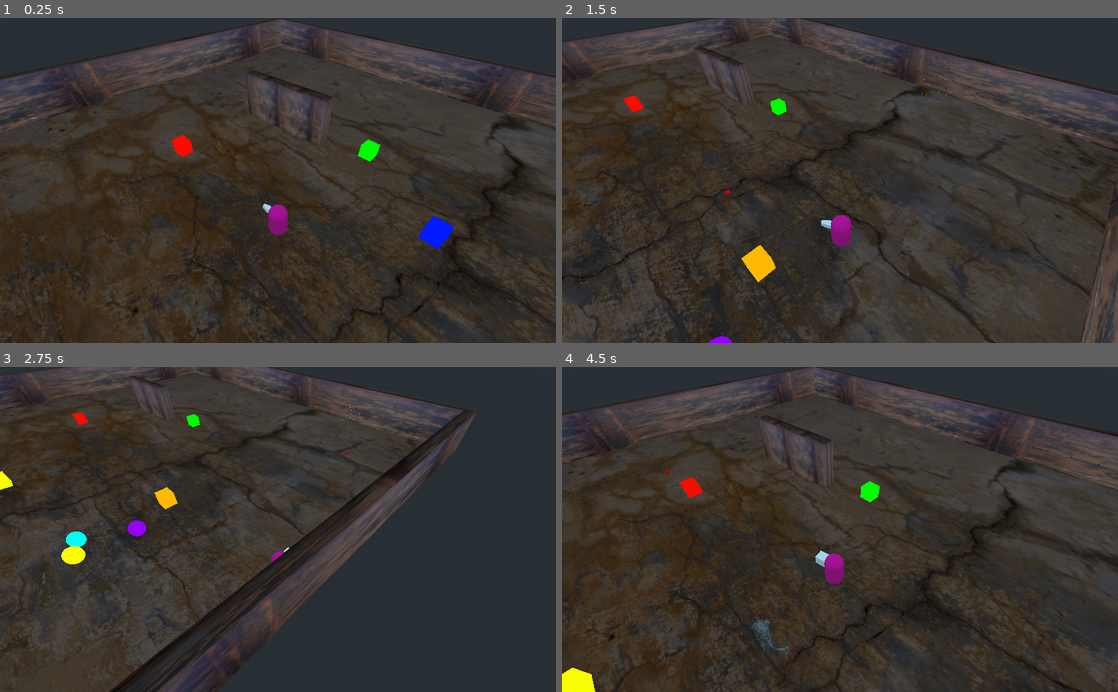
Above: before the commit, frames 1-4 (two rows, left to right).
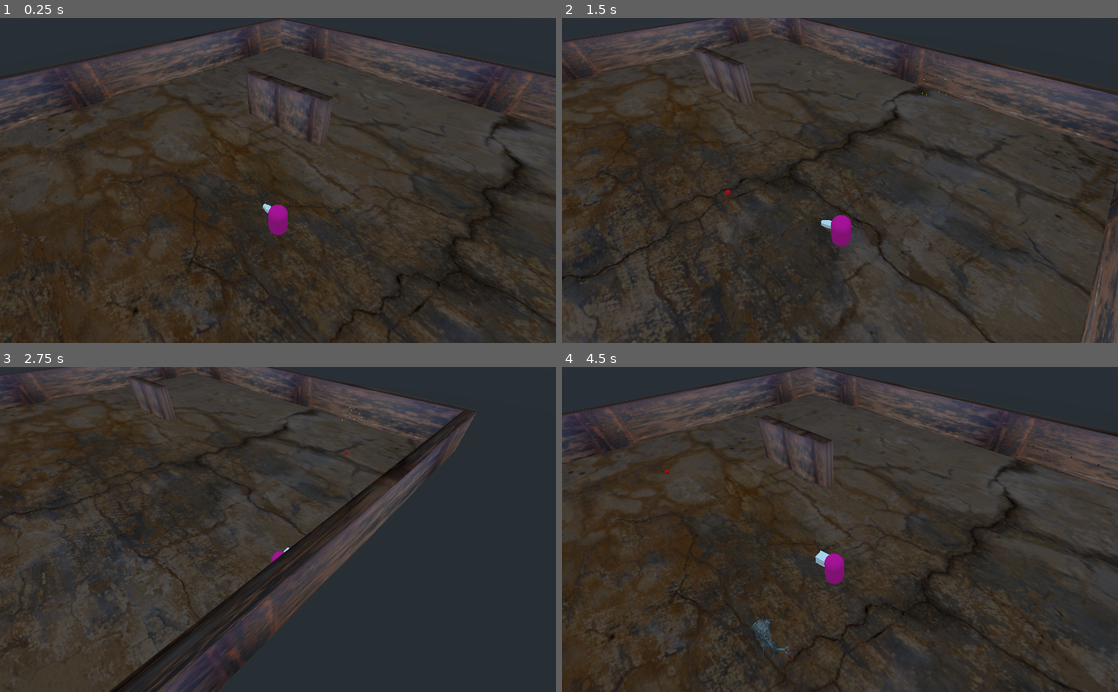
Above: after the commit, the same moments.

Repository: gusemil/topdownshooter3d-demo
Game: Godot game, scene res://scenes/World.tscn
The game is run twice, just before and just after one commit, with the same random seed, the same clock (stepped at 60 frames per second) and the same inputs.
Inputs (mouse positions are in pixels of both pictures, inside the frame that each line leads up to):
- Up to frame 1 (0.25 s): no input
- Up to frame 2 (1.5 s): tap Enter at 0.5 s; move the mouse to (962, 164) at 0.52 s; press the mouse at (962, 164) at 0.53 s; hold D (move_right) 0.53-1.28 s; move the mouse to (728, 196) at 1.27 s; release the mouse at (728, 196) at 1.28 s; hold S (move_backward) from 1.28 s (still down); tap Space (dash) at 1.35 s
- Up to frame 3 (2.75 s): click (166, 545) at 1.55 s; move the mouse to (333, 458) at 2.02 s; release S (move_backward) at 2.03 s; press the mouse at (333, 458) at 2.03 s; hold D (move_right) from 2.03 s (still down)
- Up to frame 4 (4.5 s): move the mouse to (812, 594) at 2.77 s; release D (move_right) at 2.78 s; release the mouse at (812, 594) at 2.78 s; hold W (move_forward) 2.78-3.53 s; tap 1 (weapon1) at 2.85 s; click (812, 594) at 3.05 s; move the mouse to (1006, 578) at 3.52 s; press the mouse at (1006, 578) at 3.53 s; hold A (move_left) from 3.53 s (still down); tap 2 (weapon2) at 3.6 s; move the mouse to (673, 480) at 4.27 s; release the mouse at (673, 480) at 4.28 s; tap 3 (weapon3) at 4.35 s

The runs differ from the first frame. In frame 1, 0.7% of the frame differs, in the area x 30-82%, y 36-72%; in frame 2, 0.7%; in frame 3, 0.8%, in the area x 0-36%, y 13-61%; in frame 4, 0.7%.

Commit message:
random pickup and powerup drops on enemy death

Diff:
--- a/scenes/World.tscn
+++ b/scenes/World.tscn
@@ -1,18 +1,11 @@
-[gd_scene load_steps=20 format=2]
+[gd_scene load_steps=13 format=2]
 
 [ext_resource path="res://graphics/textures/concrete_cracked_2070_2531_Small.jpg" type="Texture" id=1]
 [ext_resource path="res://scenes/Player/Player.tscn" type="PackedScene" id=2]
 [ext_resource path="res://scripts/GameManager.gd" type="Script" id=3]
 [ext_resource path="res://scripts/WaveManager.gd" type="Script" id=4]
 [ext_resource path="res://graphics/materials/walls.material" type="Material" id=5]
-[ext_resource path="res://scenes/Pickups/Machinegun_Ammo_Pickup.tscn" type="PackedScene" id=6]
-[ext_resource path="res://scenes/Pickups/RocketLauncher_Ammo_Pickup.tscn" type="PackedScene" id=7]
-[ext_resource path="res://scenes/Pickups/Shotgun_Ammo_Pickup.tscn" type="PackedScene" id=8]
-[ext_resource path="res://scenes/Pickups/Health_Pickup.tscn" type="PackedScene" id=9]
-[ext_resource path="res://scenes/Pickups/Armor_Pickup.tscn" type="PackedScene" id=11]
-[ext_resource path="res://scenes/Pickups/Powerup_Undying.tscn" type="PackedScene" id=12]
-[ext_resource path="res://scenes/Pickups/Powerup_Speed_Boost.tscn" type="PackedScene" id=13]
-[ext_resource path="res://scenes/Pickups/Powerup_Quad_Damage.tscn" type="PackedScene" id=14]
+[ext_resource path="res://scripts/EnemyManager.gd" type="Script" id=10]
 
 [sub_resource type="SpatialMaterial" id=1]
 flags_unshaded = true
@@ -36,6 +29,9 @@
 polygons = [ PoolIntArray( 1, 0, 2 ), PoolIntArray( 2, 0, 3 ), PoolIntArray( 7, 6, 4 ), PoolIntArray( 4, 6, 5 ), PoolIn …(6895 unchanged characters)…
 
 [node name="World" type="Spatial"]
+
+[node name="EnemyManager" type="Node" parent="."]
+script = ExtResource( 10 )
 
 [node name="GameManager" type="Node" parent="."]
 script = ExtResource( 3 )
@@ -126,30 +122,3 @@
 
 [node name="NavigationMeshInstance" type="NavigationMeshInstance" parent="Navigation"]
 navmesh = SubResource( 6 )
-
-[node name="Shotgun_Ammo_Pickup" parent="." instance=ExtResource( 8 )]
-transform = Transform( 1, 0, 0, 0, 1, 0, 0, 0, 1, 0, 1.4415, 24.865 )
-
-[node name="RocketLauncher_Ammo_Pickup" parent="." instance=ExtResource( 7 )]
-transform = Transform( 1, 0, 0, 0, 1, 0, 0, 0, 1, 0, 1.56616, -20.4709 )
-pickup_type = 2
-amount = 15
-
-[node name="Machinegun_Ammo_Pickup" parent="." instance=ExtResource( 6 )]
-transform = Transform( 1, 0, 0, 0, 1, 0, 0, 0, 1, -17.3182, 1, 0 )
-amount = 50
-
-[node name="Health_Pickup" parent="." instance=ExtResource( 9 )]
-transform = Transform( 1, 0, 0, 0, 1, 0, 0, 0, 1, 19.2217, 1.37486, 0 )
-
-[node name="Armor_Pickup" parent="." instance=ExtResource( 11 )]
-transform = Transform( 1, 0, 0, 0, 1, 0, 0, 0, 1, 11.1189, 1.74719, 12.1972 )
-
-[node name="Powerup_Undying" parent="." instance=ExtResource( 12 )]
-transform = Transform( 1, 0, 0, 0, 1, 0, 0, 0, 1, -11.8804, 1.1168, 24.4444 )
-
-[node name="Powerup_Speed_Boost" parent="." instance=ExtResource( 13 )]
-transform = Transform( 1, 0, 0, 0, 1, 0, 0, 0, 1, -12.4771, 2.53215, 29.0344 )
-
-[node name="Powerup_Quad_Damage" parent="." instance=ExtResource( 14 )]
-transform = Transform( 1, 0, 0, 0, 1, 0, 0, 0, 1, -5.7474, 2.05733, 29.096 )
--- a/scripts/Enemy.gd
+++ b/scripts/Enemy.gd
@@ -5,6 +5,7 @@
 
 onready var animation_player = $Graphics/AnimationPlayer
 onready var health_manager = $HealthManager
+onready var enemy_manager = get_tree().get_root().get_node("World/EnemyManager")
 var damage_area
 export var is_melee : bool
 
@@ -122,6 +123,8 @@
 	animation_player.play("die")
 	disable_all_collisions()
 	body_removal_timer.start() #tarvitaan start obviously
+	print("enemy manager exists: ", enemy_manager.name)
+	enemy_manager.drop_pickup(global_transform.origin)
 
 func can_see_player():
 	var direction_to_player = global_transform.origin.direction_to(player.global_transform.origin) #player.(global)transform.position
--- /dev/null
+++ b/scripts/EnemyManager.gd
@@ -0,0 +1,56 @@
+extends Node
+
+export var pickup_drop_chance = 3
+export var powerup_drop_chance = 2
+
+var ammo_machinegun_prefab = preload("res://scenes/Pickups/Machinegun_Ammo_Pickup.tscn")
+var ammo_shotgun_prefab = preload("res://scenes/Pickups/Shotgun_Ammo_Pickup.tscn")
+var ammo_rocketlauncher_prefab = preload("res://scenes/Pickups/RocketLauncher_Ammo_Pickup.tscn")
+
+var health_pickup_prefab = preload("res://scenes/Pickups/Health_Pickup.tscn")
+var armor_pickup_prefab = preload("res://scenes/Pickups/Armor_Pickup.tscn")
+
+var powerup_quad_prefab = preload("res://scenes/Pickups/Powerup_Quad_Damage.tscn")
+var powerup_undying_prefab = preload("res://scenes/Pickups/Powerup_Undying.tscn")
+var powerup_speed_prefab = preload("res://scenes/Pickups/Powerup_Speed_Boost.tscn")
+
+var rng = RandomNumberGenerator.new()
+var pickup_prefabs = []
+var powerup_prefabs = []
+
+func _ready():
+	rng.randomize()
+
+	pickup_prefabs.push_back(ammo_machinegun_prefab)
+	pickup_prefabs.push_back(ammo_shotgun_prefab)
+	pickup_prefabs.push_back(ammo_rocketlauncher_prefab)
+
+	pickup_prefabs.push_back(health_pickup_prefab)
+	pickup_prefabs.push_back(armor_pickup_prefab)
+
+	powerup_prefabs.push_back(powerup_quad_prefab)
+	powerup_prefabs.push_back(powerup_undying_prefab)
+	powerup_prefabs.push_back(powerup_speed_prefab)
+
+func drop_pickup(enemy_position : Vector3):
+	var pickup_drop = rng.randi_range(0, pickup_drop_chance)
+
+	if pickup_drop == pickup_drop_chance: #will pickup drop at all
+
+		var is_drop_powerup = rng.randi_range(0, powerup_drop_chance)
+
+		if is_drop_powerup == powerup_drop_chance: #if drop happens check if powerup
+			var powerup_choice = rng.randi_range(0,powerup_prefabs.size() -1)
+
+			var powerup_instance = powerup_prefabs[powerup_choice].instance()
+
+			get_tree().get_root().add_child(powerup_instance)
+			powerup_instance.global_transform.origin = enemy_position + Vector3(0,1,0)
+
+		else: #else drop a pickup
+			var pickup_choice = rng.randi_range(0,pickup_prefabs.size() -1)
+
+			var pickup_instance = pickup_prefabs[pickup_choice].instance()
+
+			get_tree().get_root().add_child(pickup_instance)
+			pickup_instance.global_transform.origin = enemy_position + Vector3(0,1,0)
--- a/scripts/PickupManager.gd
+++ b/scripts/PickupManager.gd
@@ -18,9 +18,7 @@
 	elif pickup is Powerup:
 		if pickup.powerup_type == pickup.POWERUP_TYPES.QUAD_DAMAGE:
 			powerup_manager.quad_damage()
-			#weapon_manager.add_ammo(powerup.amount, powerup.powerup_TYPES.AMMO_MACHINE_GUN)
 		elif pickup.powerup_type == pickup.POWERUP_TYPES.UNDYING:
 			powerup_manager.undying()
-			#weapon_manager.add_ammo(powerup.amount, powerup.powerup_TYPES.AMMO_SHOTGUN)
 		elif pickup.powerup_type == pickup.POWERUP_TYPES.SPEED_BOOST:
 			powerup_manager.speed_boost()
--- a/scripts/Player.gd
+++ b/scripts/Player.gd
@@ -95,3 +95,6 @@
 func death():
 	dead = true
 	print("Player is dead")
+
+func activate_speed_boost():
+	pass
--- a/scripts/PowerupManager.gd
+++ b/scripts/PowerupManager.gd
@@ -6,6 +6,8 @@
 
 func quad_damage():
 	print("QUAD DAMAGE")
+	#weapon_manager.is_quad_damage_on = true
+	#weapon_manager.powerup_damage_modifier = 4
 
 func speed_boost():
 	print("SPEED BOOST")
--- a/scripts/Weapon.gd
+++ b/scripts/Weapon.gd
@@ -66,6 +66,7 @@
 		var start_transform = bullet_spawners_base.global_transform
 		bullet_spawners_base.global_transform = fire_point.global_transform
 		for bullet_spawner in bullet_spawners:
+			#bullet_spawner.set_damage(damage)
 			bullet_spawner.fire()
 		bullet_spawners_base.global_transform = start_transform
 	else:
@@ -91,6 +92,7 @@
 	var start_transform = projectile_spawners_base.global_transform
 	projectile_spawners_base.global_transform = fire_point.global_transform
 	for projectile_spawner in projectile_spawners:
+		#projectile_spawner.damage = damage
 		projectile_spawner.fire_projectile()
 	projectile_spawners_base.global_transform = start_transform
 
--- a/scripts/WeaponManager.gd
+++ b/scripts/WeaponManager.gd
@@ -1,12 +1,6 @@
 extends Spatial
 
 enum WEAPON_SLOTS {MACHINE_GUN, SHOTGUN, ROCKET_LAUNCHER}
-
-#var slots_unlocked = {
-#	WEAPON_SLOTS.MACHINE_GUN: true,
-#	WEAPON_SLOTS.SHOTGUN: false,
-#	WEAPON_SLOTS.ROCKET_LAUNCHER: false,
-#}
 
 onready var weapons = $Weapons.get_children()
 
@@ -14,7 +8,10 @@
 var current_weapon = null
 var fire_point : Spatial
 var collision_bodies_to_ignore : Array = []
-var weapon_damage_modifier = 1
+
+var powerup_damage_modifier : int = 1
+var is_quad_damage_on : bool = false
+var is_quad_damage_applied : bool = false
 
 func _process(delta):
 	if Input.is_action_just_pressed("weapon1") and current_slot != WEAPON_SLOTS.MACHINE_GUN:
@@ -30,7 +27,7 @@
 	current_weapon = weapons[0]
 	current_slot = 0
 	current_weapon.set_active()
-	#change_weapon(WEAPON_SLOTS.MACHINE_GUN)
+
 	print($Weapons.get_child_count())
 	print(current_weapon)
 
@@ -40,13 +37,14 @@
 		if weapon.has_method("init"):
 			weapon.init(_fire_point, [_collision_bodies_to_ignore])
 
-#	if current_weapon.has_method("set_active"):
-#		current_weapon.set_active()
-#	else:
-#		current_weapon.show()
-
 func shoot(attack_input_just_pressed: bool, attack_input_held: bool):
 	if current_weapon.has_method("shoot"):
+#		if is_quad_damage_on and !is_quad_damage_applied:
+#			print("QUAD APPLY")
+#			current_weapon.damage = current_weapon.damage * powerup_damage_modifier
+#			is_quad_damage_applied = true
+#			print("Current weapon dmg: ", current_weapon.damage, " powerup mod: ", powerup_damage_modifier)
+
 		current_weapon.shoot(attack_input_just_pressed, attack_input_held)
 
 func change_weapon(new_weapon_index : int):
